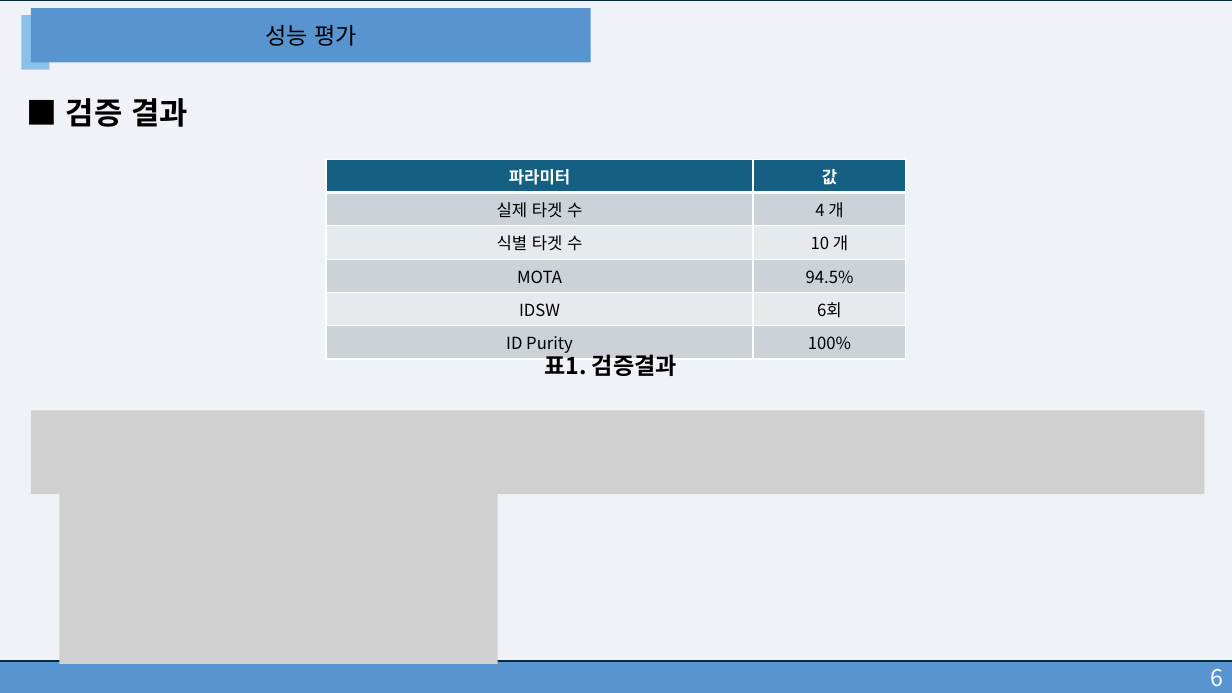
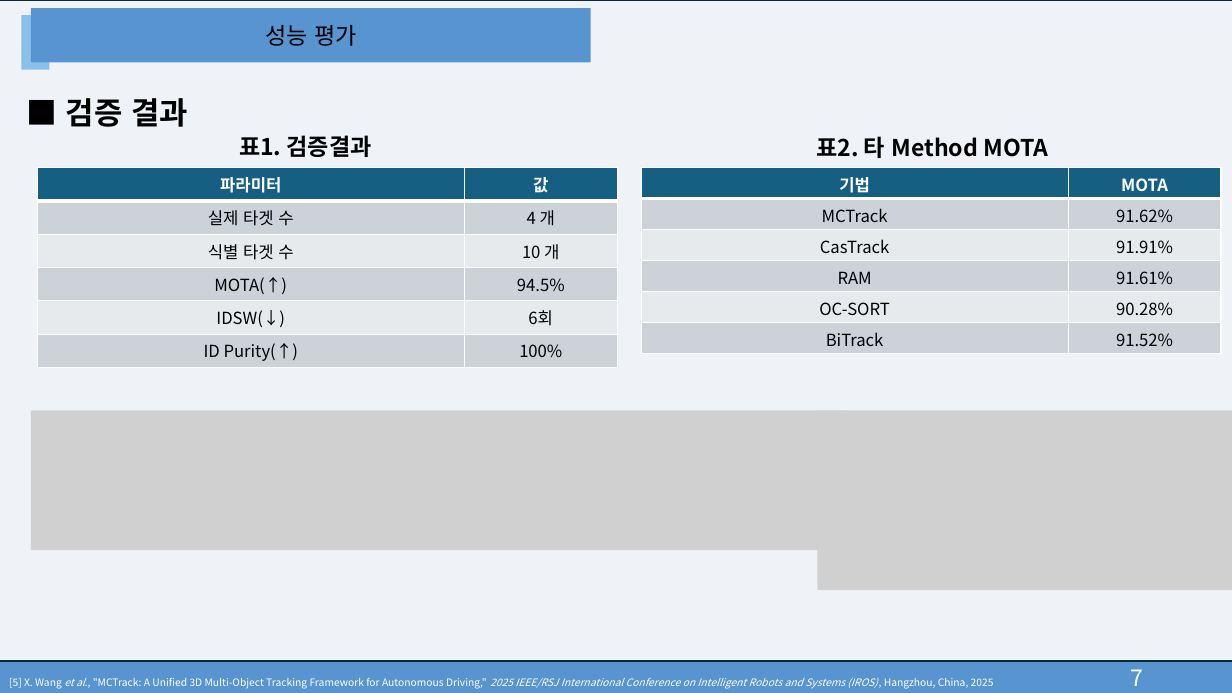
Before and after one commit to leontnhaps/DLC_system_model, a slide deck: slide 9 of Docs/광무선 전력 전송을 위한 Pan-Tilt 카메라 스캔 시스템에서 다중 객체 추적기법.pptx (slide 8 before the commit). Drawn at 1232x693 pixels with LibreOffice and Linux fonts; fonts in the diff are those of the drawing; grey boxes stand for pictures. Boxes give left, top, right and bottom in pixels: in the first picture for what was removed or moved away, otherwise in the second. Text is boxed around its words. In the diff, an @@ line names an element or a change of style, - is before the commit and + after.

Commit message:
refactor(mot): 중복 후보 제거, 4가지 비교 방식 구현 및 Grid 설정 개선 - hungarian_final: Type 3/5 제거, threshold 0.5 통일, GRID_SIZE 상수 추가 - comparison_test: 4가지 비교 (Grid/NoGrid × Spatial/Temporal), track merge 적용 - docs: 발표 피드백 반영하여 PPT 업데이트

```diff
--- a/Docs/광무선 전력 전송을 위한 Pan-Tilt 카메라 스캔 시스템에서 다중 객체 추적기법.pptx
+++ b/Docs/광무선 전력 전송을 위한 Pan-Tilt 카메라 스캔 시스템에서 다중 객체 추적기법.pptx
@@ text "표1. 검증결과": place and size @@
-text "표1. 검증결과" at box(544, 351, 677, 376)
+text "표1. 검증결과" at box(239, 135, 372, 157)
@@ text added at box(816, 136, 1048, 158), 18 pt, text #000000, bold @@
+표2. 타 Method MOTA
@@ table at box(37, 167, 617, 365) @@
-row 4, column 1: MOTA
+row 4, column 1: MOTA(↑)
-row 5, column 1: IDSW
+row 5, column 1: IDSW(↓)
-row 6, column 1: ID Purity
+row 6, column 1: ID Purity(↑)
@@ table: place and size @@
-table at box(326, 159, 907, 357)
+table at box(37, 167, 617, 365)
@@ table added at box(641, 167, 1222, 353), 6 rows, 2 columns @@
+기법 | MOTA
+MCTrack | 91.62%
+CasTrack | 91.91%
+RAM | 91.61%
+OC-SORT | 90.28%
+BiTrack | 91.52%
@@ picture: place and size @@
-picture at box(30, 410, 1204, 494)
+picture at box(30, 410, 841, 550)
@@ picture added at box(818, 410, 1232, 590) @@
@@ picture removed at box(59, 484, 497, 664) @@
@@ text in rectangle at box(9, 669, 1143, 689): text changed; size 18 to 8 pt @@
-6
+[5] X. Wang et al., "MCTrack: A Unified 3D Multi-Object Tracking Framework for Autonomous Driving," 2025 IEEE/RSJ International Conference on Intelligent Robots and Systems (IROS), Hangzhou, China, 2025 7
```
Also in this commit, not shown: 4 other slides changed, 4 slides added, 3 slides removed, 2 other files.
